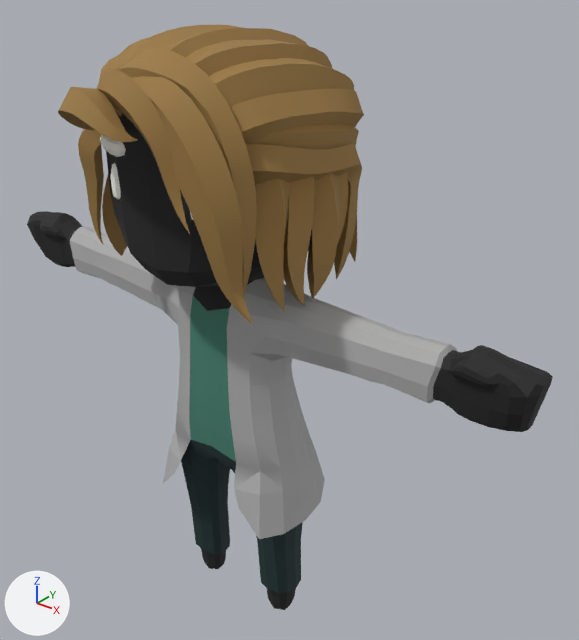
One commit to the glTF model public/assets/worldstream/rigged/q-doctor-woman.glb: the scene before it, then after it.
One viewpoint serves both versions: a 50 mm lens placed at (1.429, -1.479, 2.035), pointed at (0.112, 0.168, 1.014). The lights are fixed; the arrows at lower left show +X, +Y and +Z. The first picture is the older version. Where no turn or scale is listed for an object, it has been applied to the vertices. Vertices at exactly the same position are counted once.

In view in the first picture: 'Body'.
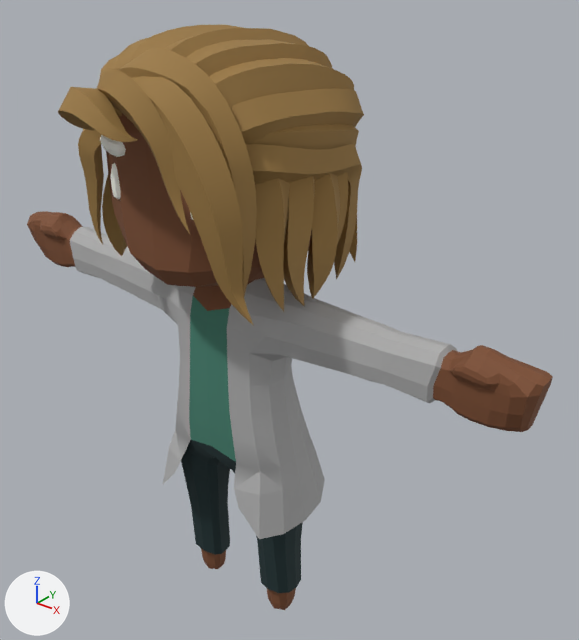
Diff of the bpy script that builds the scene:
```diff
--- a/public/assets/worldstream/rigged/q-doctor-woman.glb.py
+++ b/public/assets/worldstream/rigged/q-doctor-woman.glb.py
@@ me_cunurbspath_010 @@
 me_cunurbspath_010.from_pydata(...)  # 3414 vertices, 6650 faces; spans x -0.92..0.92, y -0.44..0.37, z -0.01..1.82
 # used by ob_body; location = (0.002, 0.05, 0.011)
+# me_cunurbspath_010 part 1: 1024 faces centred in x -0.92..0.92, y -0.28..0.28, z -0.01..1.77 are repainted in the vertex colours; the middle colour goes from black #1f1f1f to brown #7d4e31
 me_cunurbspath_010.materials.append(mat_body)
```

Changed parts and their boxes [x1, y1, x2, y2] in the pictures (579 x 640 px):
part 1 of me_cunurbspath_010, recoloured: [27, 113, 553, 610] in both
